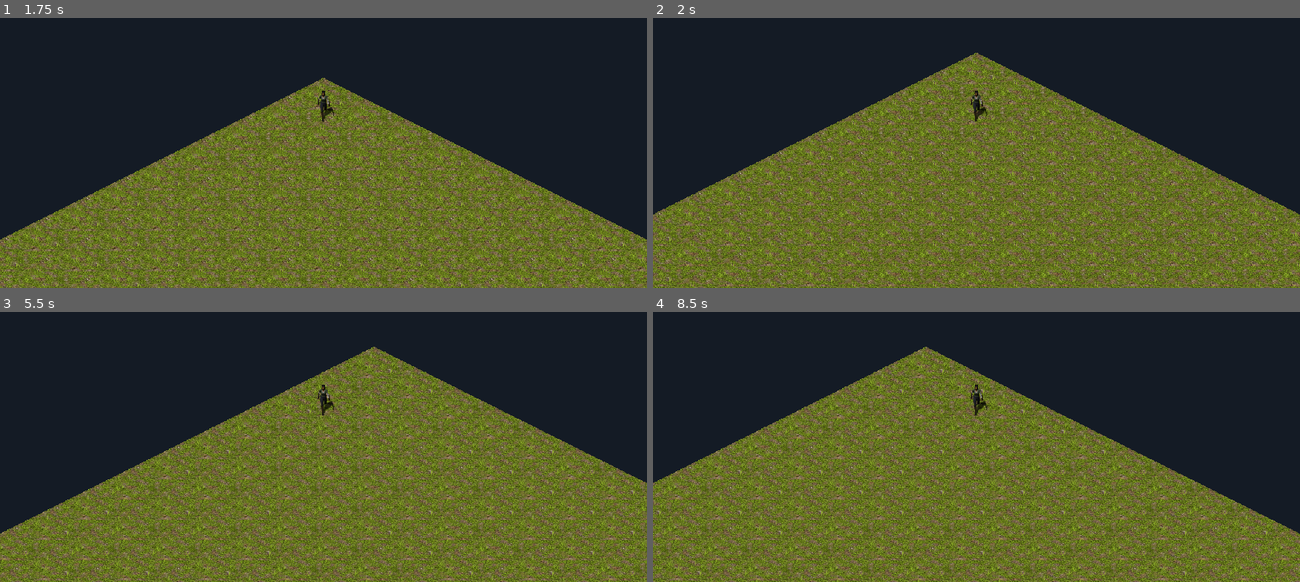
Above: before the commit, frames 1-4 (two rows, left to right).
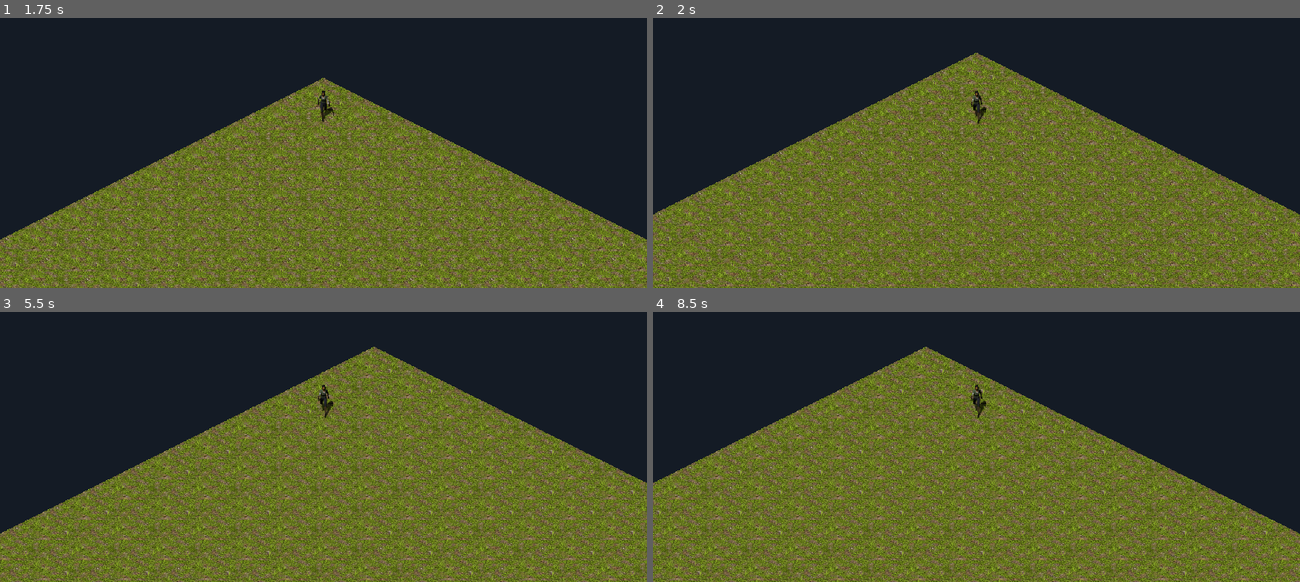
Above: after the commit, the same moments.

Repository: b-irsigler/komtur
Game: Godot game, scene res://WorldGenerator.tscn
The game is run twice, just before and just after one commit, with the same random seed, the same clock (stepped at 60 frames per second) and the same inputs.
Inputs:
- Up to frame 1 (1.75 s): tap Enter (ui_accept) at 0.5, 0.77, 1.52 s; hold Right (move_right) 0.53-1.28 s; hold Down (move_down) from 1.28 s (still down)
- Up to frame 2 (2 s): keep holding Down (move_down)
- Up to frame 3 (5.5 s): release Down (move_down) at 2.03 s; hold Right (move_right) 2.03-2.78 s; hold Up (move_up) 2.78-3.53 s; tap Enter (ui_accept) at 3.02, 3.77, 4.52 s; hold Left (move_left) 3.53-5.03 s; hold Down (move_down) from 5.03 s (still down)
- Up to frame 4 (8.5 s): release Down (move_down) at 5.78 s; hold Right (move_right) 5.78-6.53 s; tap Enter (ui_accept) at 6.02, 6.77, 7.52 s; hold Up (move_up) 6.53-7.28 s; hold Right (move_right) 7.28-8.03 s; hold Down (move_down) from 8.03 s (still down)

Frame 1 is identical in both runs. In frame 2, 0.1% of the frame differs, in the area x 49-52%, y 26-40%; in frame 3, 0.1%; in frame 4, 0.1%.

Commit message:
bug fix
rundown frames corrected

Diff:
--- /dev/null
+++ b/game/resources/assets/characters/der_gruene.tscn
@@ -0,0 +1,24 @@
+[gd_scene load_steps=3 format=2]
+
+[ext_resource path="res://resources/assets/characters/Der_Gruene.png" type="Texture" id=1]
+
+[sub_resource type="CapsuleShape2D" id=1]
+radius = 13.0
+height = 8.0
+
+[node name="der_gruene" type="KinematicBody2D"]
+__meta__ = {
+"_edit_group_": true
+}
+
+[node name="Sprite" type="Sprite" parent="."]
+position = Vector2( -4, -24 )
+texture = ExtResource( 1 )
+hframes = 10
+vframes = 7
+
+[node name="CollisionShape2D" type="CollisionShape2D" parent="."]
+rotation = 1.5708
+shape = SubResource( 1 )
+
+[node name="AnimationPlayer" type="AnimationPlayer" parent="."]
--- a/game/scenes/christine.tscn
+++ b/game/scenes/christine.tscn
@@ -102,7 +102,7 @@
 "times": PoolRealArray( 0, 0.1, 0.2, 0.3, 0.4, 0.5, 0.6 ),
 "transitions": PoolRealArray( 1, 1, 1, 1, 1, 1, 1 ),
 "update": 1,
-"values": [ 196, 197, 197, 197, 197, 197, 196 ]
+"values": [ 196, 197, 198, 199, 200, 201, 202 ]
 }
 
 [sub_resource type="Animation" id=8]
@@ -202,6 +202,8 @@
 blend_point_3/pos = Vector2( 0, -0.9 )
 blend_mode = 1
 
+[sub_resource type="AnimationNodeBlendSpace2D" id=26]
+
 [sub_resource type="AnimationNodeStateMachineTransition" id=23]
 
 [sub_resource type="AnimationNodeStateMachineTransition" id=24]
@@ -211,6 +213,8 @@
 states/Idle/position = Vector2( 260, 85 )
 states/Run/node = SubResource( 20 )
 states/Run/position = Vector2( 466, 98 )
+states/stop/node = SubResource( 26 )
+states/stop/position = Vector2( 664.333, 98.1111 )
 transitions = [ "Idle", "Run", SubResource( 23 ), "Run", "Idle", SubResource( 24 ) ]
 start_node = "Idle"
 
@@ -251,4 +255,5 @@
 active = true
 parameters/playback = SubResource( 25 )
 parameters/Idle/blend_position = Vector2( -0.0168067, 0.586207 )
-parameters/Run/blend_position = Vector2( 0.00336134, 0.887931 )
+parameters/Run/blend_position = Vector2( -0.00172412, 0.0722544 )
+parameters/stop/blend_position = Vector2( 0, 0 )
Not shown: 1 places in game/scenes/christine.tscn that only renumber resources
